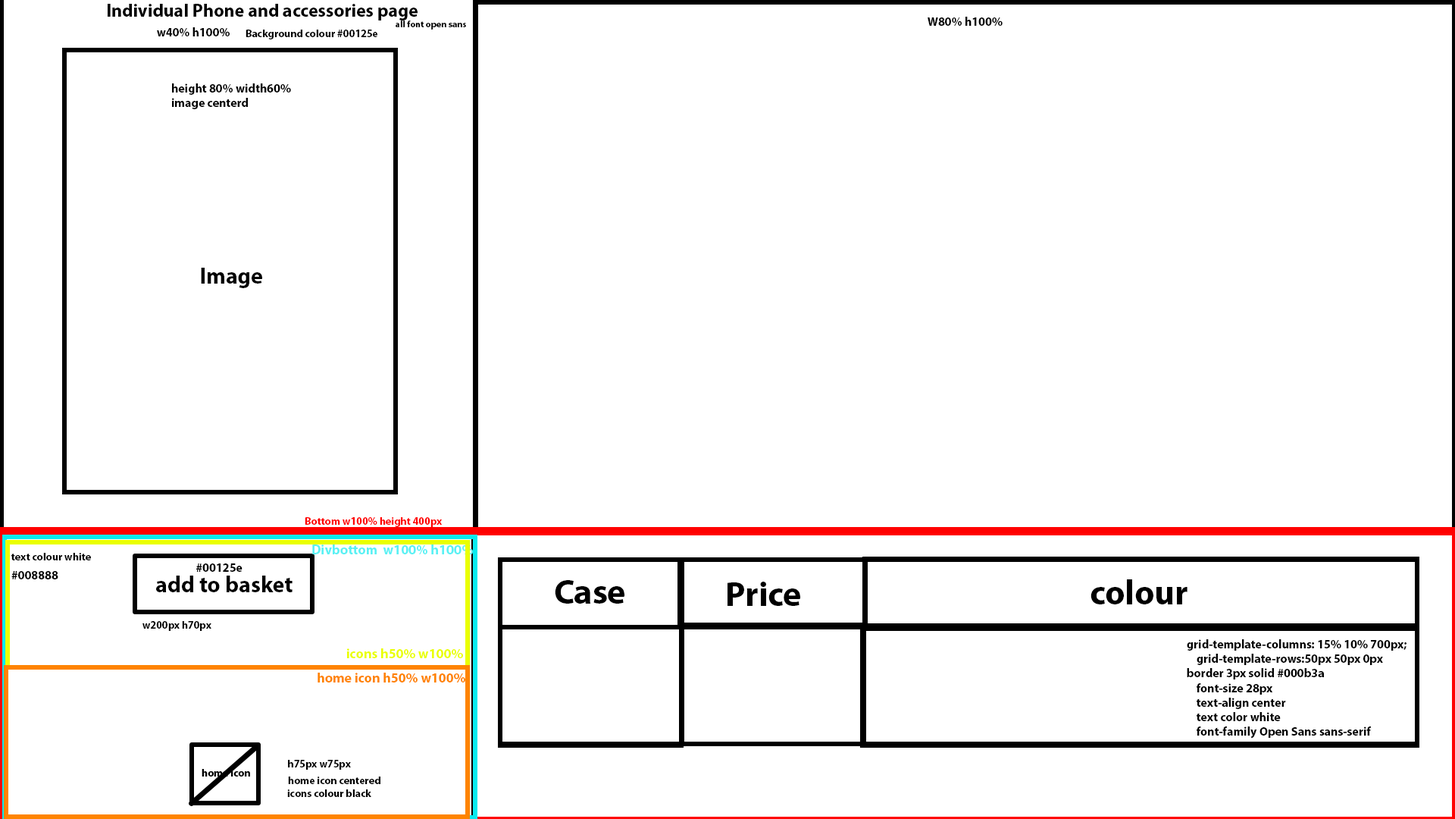
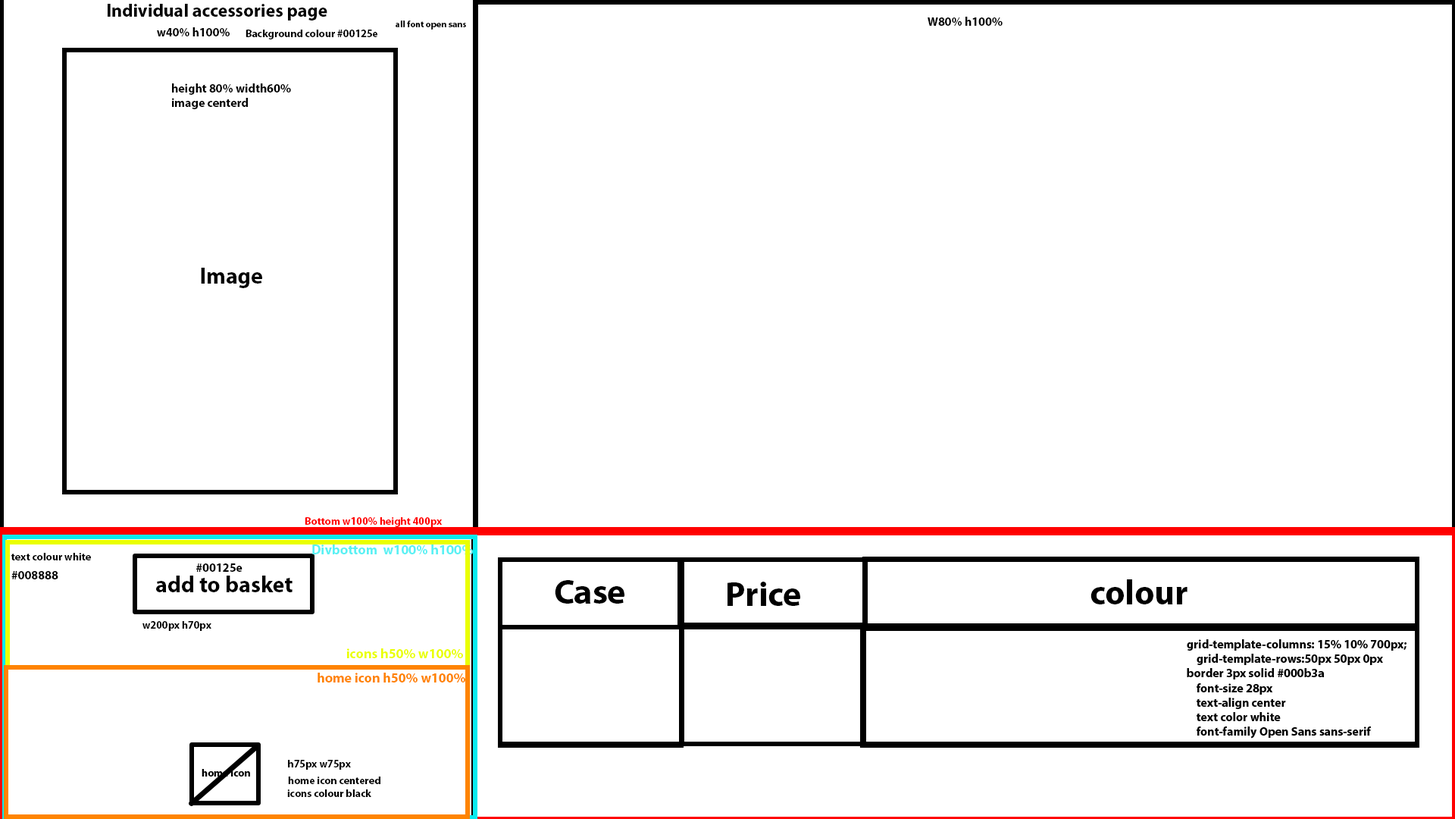
The second 1455px x 819px image is a revision of the first. Changes to its layers:
renamed "Individual Phone and accessories page" to "Individual accessories page", painted on it over [192, 3, 418, 21]
